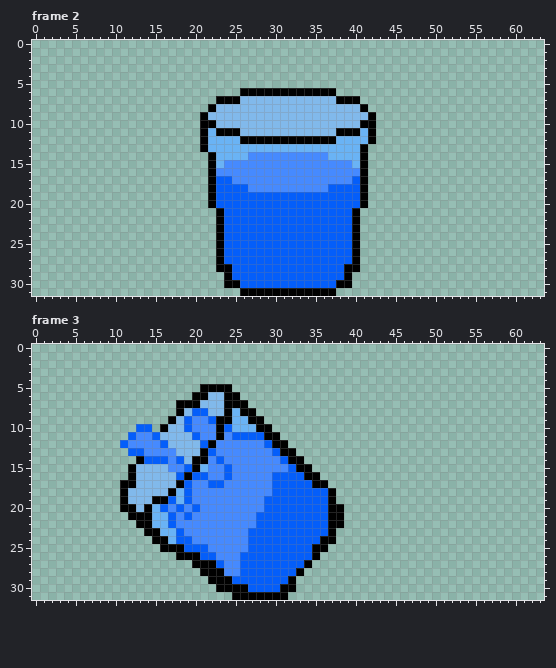
Pixel-art file, stored at assets/aseprite_source/water_cup.aseprite. Above is the file before it was changed.
64x32 pixels, 4 frames. Shown: frame 2, frame 3. The commit also changed other frames, which this record leaves out.
The same view after the edit:
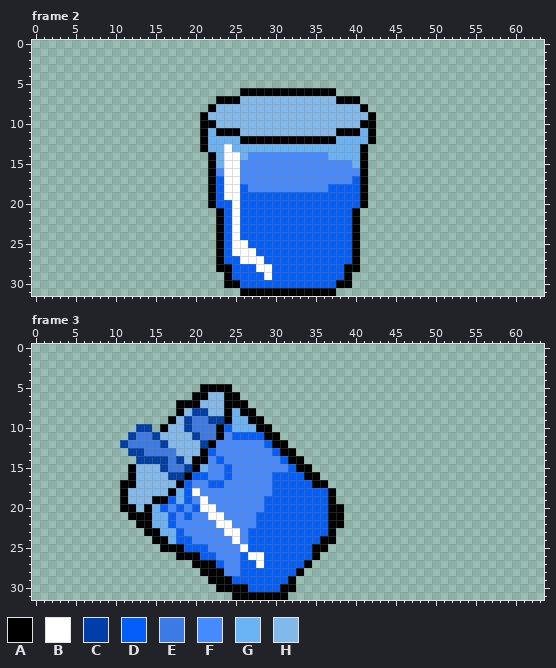
Palette (. is transparent): A #000000  B #ffffff  C #003ea8  D #045efa  E #3c7ae6  F #468aff  G #6ab3f5  H #81b9eb
What changed:
layer "Glare" added
Changed rows in their new state; - is an unchanged pixel.
Frame 2, layer "Glare":
first column x 24:
13 B-----
14 BB----
15 BB----
16 BB----
17 BB----
18 BB----
19 BB----
20 -B----
21 -B----
22 -B----
23 -B----
24 -B----
25 -BB---
26 -BBB--
27 --BBB-
28 ----BB
29 -----B
Frame 3, layers "Glare", "Spill":
first column x 11:
 8 ---------CC-------
 9 --------CEECC-----
10 --CC----CEEE------
11 -CEEC----CEE------
12 CEEEEC----C-------
13 -CCEEEE-----------
14 --CCCCEC----------
15 -----CEEC---------
16 ------CC----------
18 ---------B--------
19 ----------B-------
20 ----------BB------
21 -----------BB-----
22 ------------BB----
23 -------------BB---
24 --------------B---
25 ---------------B--
26 ----------------BB
27 -----------------B
Where, in picture pixels (left, top, right, bottom), the same in both pictures:
changed: (224, 144, 272, 280)
changed: (120, 408, 264, 568)
